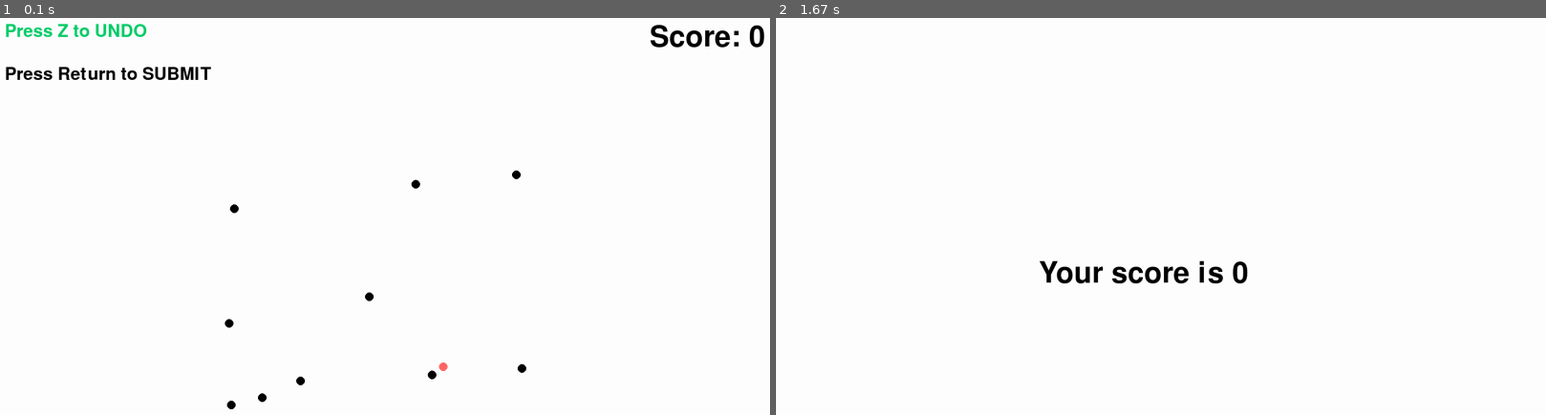
Above: before the commit, frames 1-2 (left to right).
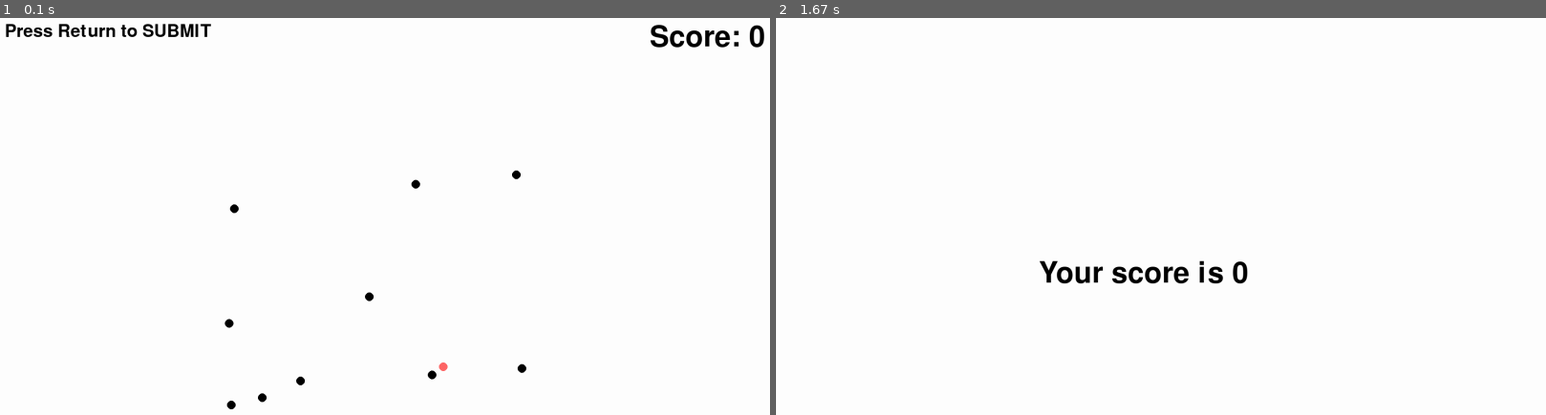
Above: after the commit, the same moments.

Repository: sherrybao222/Road_Construction
Game: pygame game, started from experiment/Map files/road_basic_map.py
Same seed, same stepped clock (60 frames per second), same inputs: the game is played once before the commit and once after it.
Inputs (mouse positions are in pixels of both pictures, inside the frame that each line leads up to):
- Up to frame 1 (0.1 s): no input
- Up to frame 2 (1.67 s): click (1168, 260) at 0.38 s; tap Enter at 0.67 s

The runs differ from the first frame. In frame 1, 1.1% of the frame differs, in the area x 0-28%, y 1-16%; in frame 2, nothing differs.

Commit message:
change color

Diff:
--- a/experiment/Map files/Map_load.py
+++ b/experiment/Map files/Map_load.py
@@ -10,21 +10,3 @@
         data_row = data.loc[trial]
         data_col = data_row[['City_xy']]
         print(data_col)
-
-    # if input("next trial") == 1:
-    #     # data = pd.read_csv("trial.csv")
-    #     data = data.loc[trial:]
-    #     # data = data.loc[trial_i]
-    #     print(data)
-    # else:
-    #     break
-
-# end = True
-#
-# for trial in data:
-#     trial = data[0: ]
-#     if end is True:
-#         trial_next = data[]
-#         print(trial)
-
-# print(data.loc[0])
--- a/experiment/road_undo.py
+++ b/experiment/Map files/road_basic_map.py
@@ -1,8 +1,9 @@
 import pygame as pg
+import pandas as pd
 import random
 import math
 from scipy.spatial import distance_matrix
-#import numpy as np
+
 
 # generate map and its corresponding parameters about people's choice
 # -------------------------------------------------------------------------
@@ -28,6 +29,15 @@
 
         self.n_city = 0 # number of cities connected
         self.check = 0 # indicator showing if people made a valid choice
+
+    # def map_load(self):
+    #     self.trial_num = 10
+    #     self.map_file = pd.read_csv("trial.csv") # access the 4th_col of city_xy from "trial.csv", usecols=[3])
+    #     for i in range(0, self.trial_num):
+    #         self.map_row = self.map_file.loc[self.trial_num]
+    #         self.map_col = self.map_row[['City_xy']]
+    #         # print(map_col)
+
 
     def make_choice(self, mouse):
         for i in range(1, self.N): # do not evaluate the starting point
@@ -56,7 +66,6 @@
         self.choice_loc = [self.city_start] # choice location history
 
         self.click = [0] # mouse click indicator
-        self.undo_press = [0] # undo indicator
 
         self.budget_his = [self.total] # budget history
 
@@ -74,7 +83,6 @@
         self.choice_loc.append(self.city)
 
         self.click.append(1)
-        self.undo_press.append(0)
 
         self.budget_his.append(self.budget_remain)
 
@@ -94,43 +102,25 @@
         self.budget_his.append(float('nan'))
 
         self.click.append(0)
-        self.undo_press.append(0)
 
     def check_end(self): # check if trial end
-        distance_copy = self.distance[self.choice_dyn[-1]]  # copy distance list for current city
+        distance_copy = self.distance[self.choice_dyn[-1]] # copy distance list for current city
         if any(i < self.budget_dyn[-1] and i != 0 for i in distance_copy):
             return True # not end
         else:
             return False # end
 
-    def undo(self, mouse, time):
-        # dynamic change
-        self.choice_dyn.pop(-1)
-        self.choice_locdyn.pop(-1)
-        self.budget_dyn.pop(-1)
-        self.n_city = self.n_city - 1
-
-        # save history
-        self.time.append(time)
-        self.pos.append(mouse)
-
-        self.budget_his.append(self.budget_dyn[-1])
-        self.choice_his.append(self.choice_dyn[-1])
-        self.choice_loc.append(self.choice_locdyn[-1])
-
-        self.click.append(0)
-        self.undo_press.append(1)
 # visualize the game
 # -------------------------------------------------------------------------
 class Draw:
     def __init__(self, mmap):
-        self.instruction_undo()
+        self.instruction_submit()
         self.cities(mmap) # draw city dots
         if len(mmap.choice_dyn) >= 2: # if people have made choice, need to redraw the chosen path every time
             self.road(mmap)
         self.text_write("Score: " + str(mmap.n_city), 100, BLACK, 1600, 200) # show number of connected cities
 
-    def road(self, mmap): # if people have made choice, need to redraw the chosen path every time
+    def road(self,mmap): # if people have made choice, need to redraw the chosen path every time
         pg.draw.lines(screen, BLACK, False, mmap.choice_locdyn, 5)
 
     def cities(self,mmap): # draw city dots
@@ -150,9 +140,8 @@
     def auto_snap(self, mmap):
         pg.draw.line(screen, BLACK, mmap.choice_locdyn[-2], mmap.choice_locdyn[-1], 3)
 
-    def instruction_undo(self): # how does this related to individual map condition
-        self.text_write("Press Z to UNDO", 60, GREEN, 100, 200)
-        self.text_write("Press Return to SUBMIT", 60, BLACK, 100, 300)
+    def instruction_submit(self):
+        self.text_write("Press Return to SUBMIT", 60, BLACK, 100, 200)
 
     def game_end(self, mmap):
         #pg.draw.rect(screen, WHITE, (600, 600, 600, 200), 0)
@@ -174,6 +163,7 @@
 
 # conditions
 done = False
+next_trial = False
 
 # display setup
 screen = pg.display.set_mode((2000, 1500), flags=pg.FULLSCREEN)  # display surface
@@ -188,6 +178,7 @@
 # -------------------------------------------------------------------------
 trial = Map()
 draw_map = Draw(trial)
+
 # -------------------------------------------------------------------------
 # loop for displaying until quit
 while not done:
@@ -221,23 +212,14 @@
             trial.static_data(mouse_loc,tick_second)
 
         elif event.type == pg.KEYDOWN:
-            if pg.key.get_pressed() and event.key == pg.K_z:
-                trial.undo(mouse_loc, tick_second)
-                print("budget undo" + str(trial.budget_dyn))
-
             if event.key == pg.K_ESCAPE:
                 done = True   # very important, otherwise stuck in full screen
                 pg.display.quit()
             if event.key == pg.K_RETURN:
                 pg.event.set_blocked(pg.MOUSEMOTION)
                 done = True
-
-        elif event.type == pg.KEYUP:
-            if event.key == pg.K_z:
-                draw_map.budget(trial,mouse_loc)
-                if len(trial.choice_dyn) >= 2:
-                    draw_map.road(trial)
-
+                # next_trial = True
+                # draw_map.budget(map10.map_col, mouse_loc)
 
         pg.display.flip()
         screen.fill(WHITE)
@@ -252,6 +234,23 @@
             if event.key == pg.K_ESCAPE:
                 pg.display.quit()
 
+# while next_trial:
+#     mouse_loc = pg.mouse.get_pos()
+#     # draw_map.budget(trial.map_col, mouse_loc)
+#     # done = False
+#     # next_trial = False
+#
+#     for event in pg.event.get():
+#         if event.type == pg.KEYDOWN:
+#             if event.key == pg.K_ESCAPE:
+#                 done = True  # very important, otherwise stuck in full screen
+#                 pg.display.quit()
+#             if event.key == pg.K_RETURN:
+#                 pg.event.set_blocked(pg.MOUSEMOTION)
+#                 done = True
+#                 next_trial = True
+
+
 
 # -------------------------------------------------------------------------
 print("-----------------MAP INFORMATION --------------")
